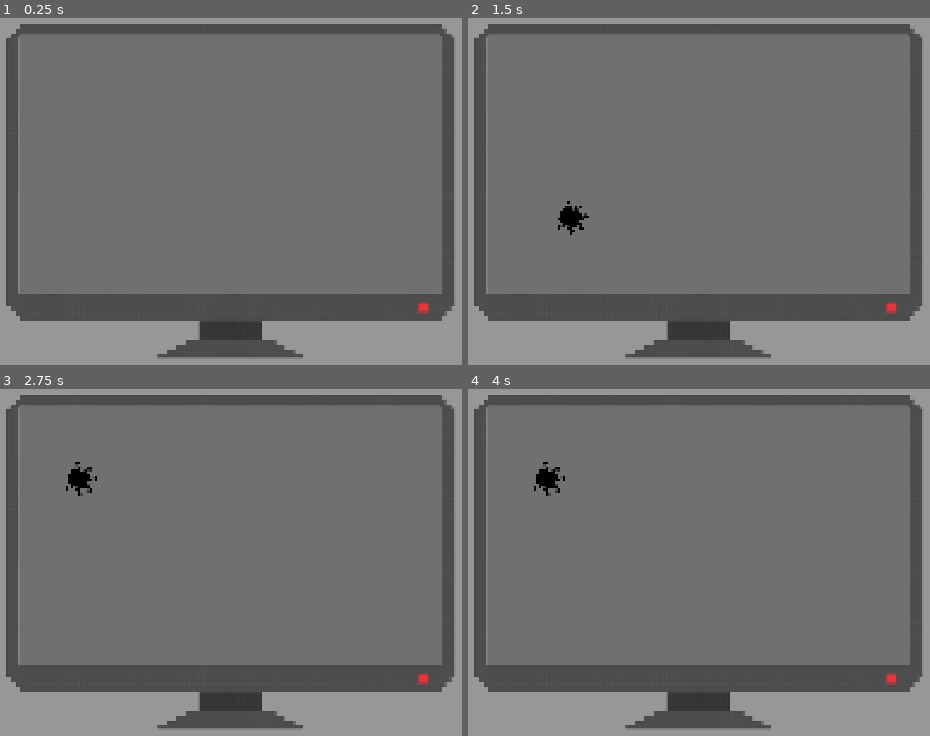
Above: before the commit, frames 1-4 (two rows, left to right).
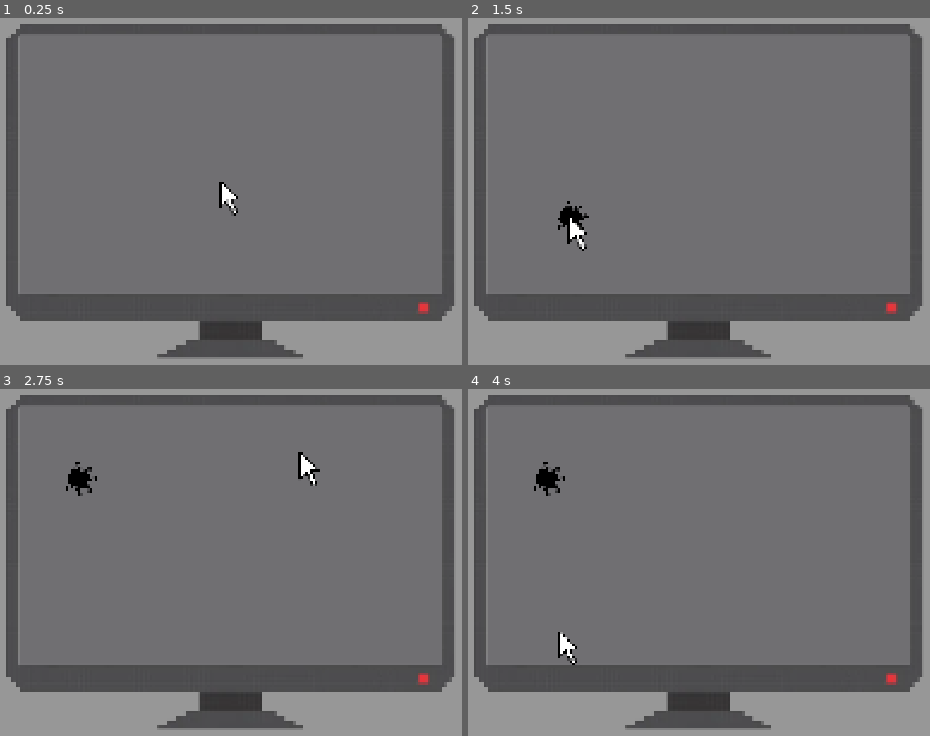
Above: after the commit, the same moments.

Repository: k3mystra/needy-college-student
Game: Godot game, scene res://ProgrammingMiniGame/mini_game_manager.tscn
Same seed, same stepped clock (60 frames per second), same inputs: the game is played once before the commit and once after it.
Inputs (mouse positions are in pixels of both pictures, inside the frame that each line leads up to):
- Up to frame 1 (0.25 s): no input
- Up to frame 2 (1.5 s): tap Enter at 0.5 s; move the mouse to (869, 160) at 0.52 s; click (869, 160) at 0.67 s; tap Space at 1.25 s; move the mouse to (574, 219) at 1.27 s; click (574, 219) at 1.42 s
- Up to frame 3 (2.75 s): move the mouse to (304, 454) at 2.02 s; click (304, 454) at 2.17 s
- Up to frame 4 (4 s): tap Enter at 2.75 s; move the mouse to (652, 642) at 2.77 s; click (652, 642) at 2.92 s; tap Space at 3.5 s; move the mouse to (565, 631) at 3.52 s; click (565, 631) at 3.67 s

The runs differ from the first frame. In frame 1, 0.2% of the frame differs, in the area x 47-52%, y 47-58%; in frame 2, 0.2%; in frame 3, 0.3%, in the area x 64-70%, y 18-28%; in frame 4, 0.2%.

Commit message:
GameCursor initialization

Diff:
--- /dev/null
+++ b/ProgrammingMiniGame/game_cursor.gd
@@ -0,0 +1,10 @@
+class_name game_cursor extends Node2D
+
+func _process(delta: float) -> void:
+	global_position = get_global_mouse_position()
+
+func switch_normal():
+	$Mouse.play("default")
+
+func switch_hand():
+	$Mouse.play("Hand")
--- /dev/null
+++ b/ProgrammingMiniGame/game_cursor.tscn
@@ -0,0 +1,43 @@
+[gd_scene format=3 uid="uid://yswpw1h7k7gr"]
+
+[ext_resource type="Script" uid="uid://baaj8j17dhu6l" path="res://ProgrammingMiniGame/game_cursor.gd" id="1_xqrrg"]
+[ext_resource type="Texture2D" uid="uid://33latdij3j7q" path="res://ProgrammingMiniGame/windows-2-0/arrow.png" id="2_wdaei"]
+[ext_resource type="Texture2D" uid="uid://c5sxpbkqemopr" path="res://ProgrammingMiniGame/windows-2-0/hand.png" id="3_2b4ak"]
+
+[sub_resource type="AtlasTexture" id="AtlasTexture_xqrrg"]
+atlas = ExtResource("3_2b4ak")
+region = Rect2(0, 0, 64, 76)
+
+[sub_resource type="AtlasTexture" id="AtlasTexture_8cjpw"]
+atlas = ExtResource("2_wdaei")
+region = Rect2(0, 0, 48, 80)
+
+[sub_resource type="SpriteFrames" id="SpriteFrames_3pqra"]
+animations = [{
+"frames": [{
+"duration": 1.0,
+"texture": SubResource("AtlasTexture_xqrrg")
+}],
+"loop": true,
+"name": &"Hand",
+"speed": 5.0
+}, {
+"frames": [{
+"duration": 1.0,
+"texture": SubResource("AtlasTexture_8cjpw")
+}],
+"loop": true,
+"name": &"default",
+"speed": 5.0
+}]
+
+[node name="GameCursor" type="Node2D" unique_id=184071685]
+script = ExtResource("1_xqrrg")
+
+[node name="Mouse" type="AnimatedSprite2D" parent="." unique_id=501632041]
+z_index = 2
+position = Vector2(24, 40)
+sprite_frames = SubResource("SpriteFrames_3pqra")
+animation = &"Hand"
+autoplay = "default"
+offset = Vector2(-11.585, -2.045)
--- /dev/null
+++ b/ProgrammingMiniGame/mini_game_manager.gd
@@ -0,0 +1,4 @@
+class_name progamming_mini_game_manager extends Node2D
+
+func _ready() -> void:
+	Input.mouse_mode == Input.MOUSE_MODE_HIDDEN
--- a/ProgrammingMiniGame/mini_game_manager.tscn
+++ b/ProgrammingMiniGame/mini_game_manager.tscn
@@ -1,8 +1,11 @@
 [gd_scene format=3 uid="uid://ooqmm5rd26wm"]
 
 [ext_resource type="PackedScene" uid="uid://hnydpv58p0ji" path="res://ProgrammingMiniGame/monitor.tscn" id="1_h2i6g"]
+[ext_resource type="Script" uid="uid://crfmkjqt8tvfb" path="res://ProgrammingMiniGame/mini_game_manager.gd" id="1_h3317"]
+[ext_resource type="PackedScene" uid="uid://yswpw1h7k7gr" path="res://ProgrammingMiniGame/game_cursor.tscn" id="3_e0n88"]
 
 [node name="MiniGameManager" type="Node2D" unique_id=906977319]
+script = ExtResource("1_h3317")
 
 [node name="ColorRect" type="ColorRect" parent="." unique_id=873118765]
 offset_right = 40.0
@@ -13,3 +16,5 @@
 
 [node name="Monitor" parent="." unique_id=1322128148 instance=ExtResource("1_h2i6g")]
 position = Vector2(960, 540)
+
+[node name="GameCursor" parent="." unique_id=184071685 instance=ExtResource("3_e0n88")]
--- /dev/null
+++ b/ProgrammingMiniGameSignal.gd
@@ -0,0 +1 @@
+signal in
--- a/project.godot
+++ b/project.godot
@@ -35,6 +35,7 @@
 
 folder_colors={
 "res://addons/_Godot-IDE_/plugins": "blue",
+"res://addons/_Godot-IDE_/plugins/": "blue",
 "res://addons/_Godot-IDE_/shared_resources/": "teal"
 }
 
Not shown, added: .godot_ide/config.ini
Not shown, added: ProgrammingMiniGame/game_cursor.gd.uid
Not shown, added: ProgrammingMiniGame/mini_game_manager.gd.uid
Binary file added: ProgrammingMiniGame/windows-2-0/arrow.png
Not shown, added: ProgrammingMiniGame/windows-2-0/arrow.png.import
Binary file added: ProgrammingMiniGame/windows-2-0/hand.png
Not shown, added: ProgrammingMiniGame/windows-2-0/hand.png.import
Not shown, added: ProgrammingMiniGame/windows-2-0/readme.txt
Not shown, added: ProgrammingMiniGameSignal.gd.uid
Not shown, added: ProgrammingMiniGame/windows-2-0/appstart.cur
Not shown, added: ProgrammingMiniGame/windows-2-0/arrow.cur
Not shown, added: ProgrammingMiniGame/windows-2-0/beam.cur
(and 15 more such lines)
